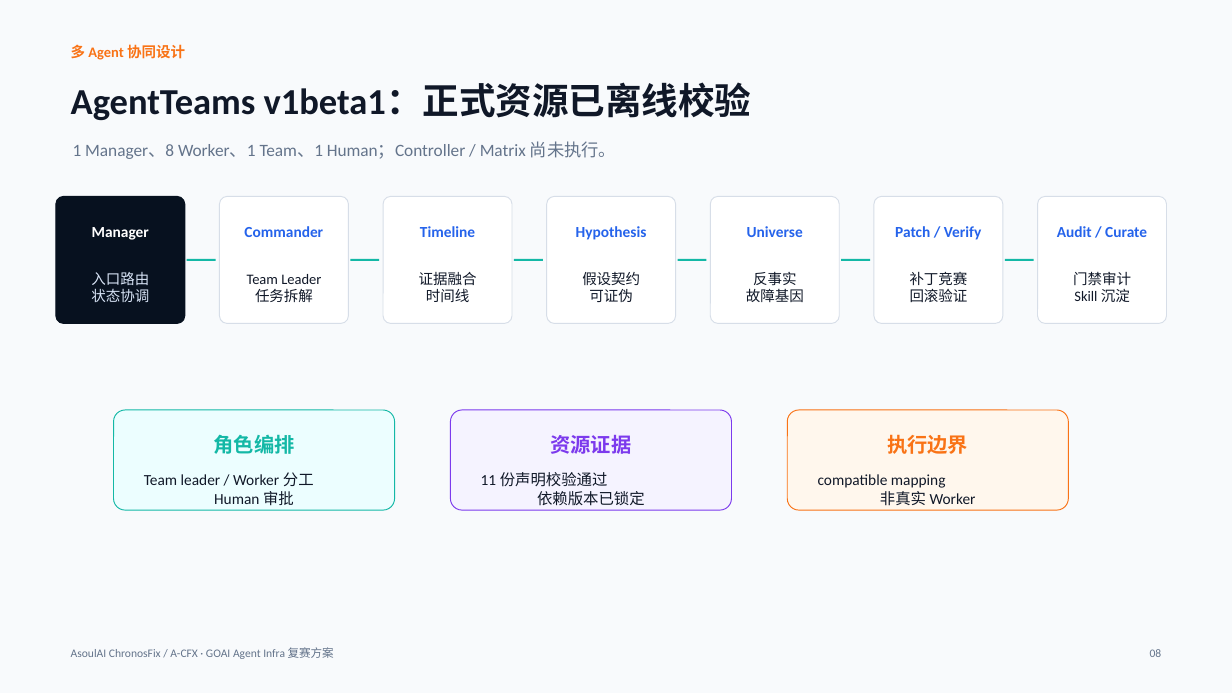
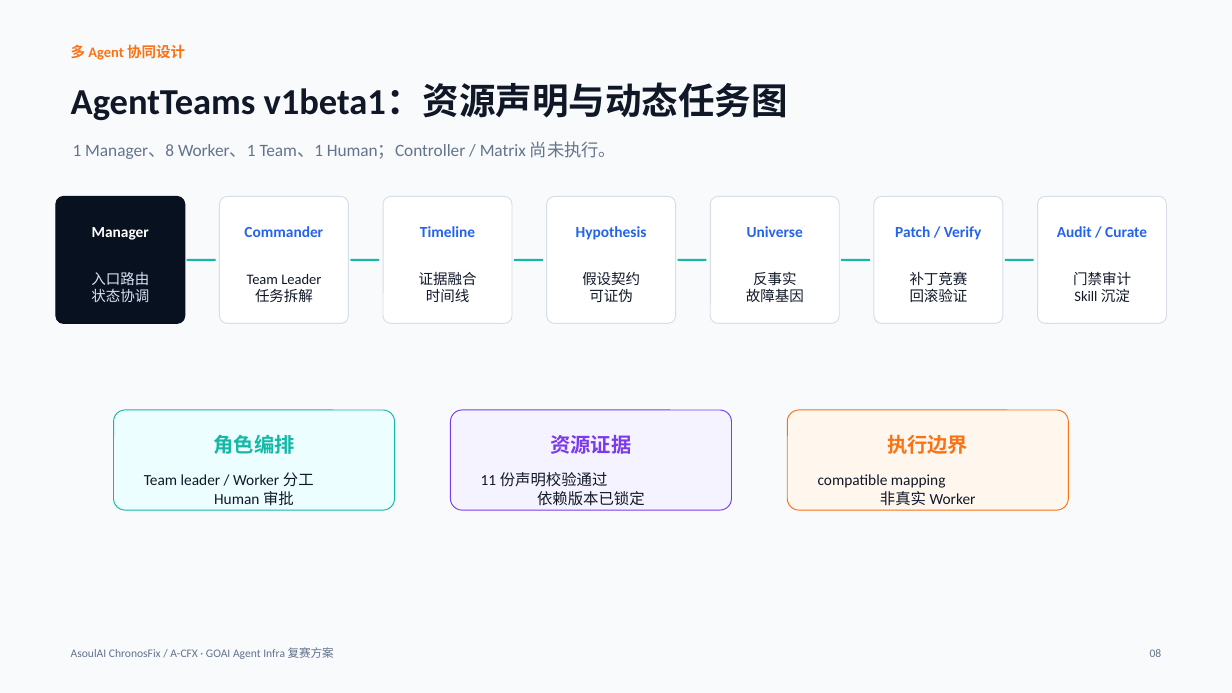
Before and after one commit to ASOUL-Official/asoulai-chronosfix, a slide deck: slide 8 of submission/ChronosFix_复赛方案.pptx. Drawn at 1232x693 pixels with LibreOffice and Linux fonts; fonts in the diff are those of the drawing. Boxes give left, top, right and bottom in pixels: in the first picture for what was removed or moved away, otherwise in the second. Text is boxed around its words. In the diff, an @@ line names an element or a change of style, - is before the commit and + after.

Commit message:
feat: let evidence choose the agent composition

```diff
--- a/submission/ChronosFix_复赛方案.pptx
+++ b/submission/ChronosFix_复赛方案.pptx
@@ text at (71,83,788,120): text changed @@
-AgentTeams v1beta1：正式资源已离线校验
+AgentTeams v1beta1：资源声明与动态任务图
```
Also in this commit, not shown: 11 other slides changed, 24 other files.
